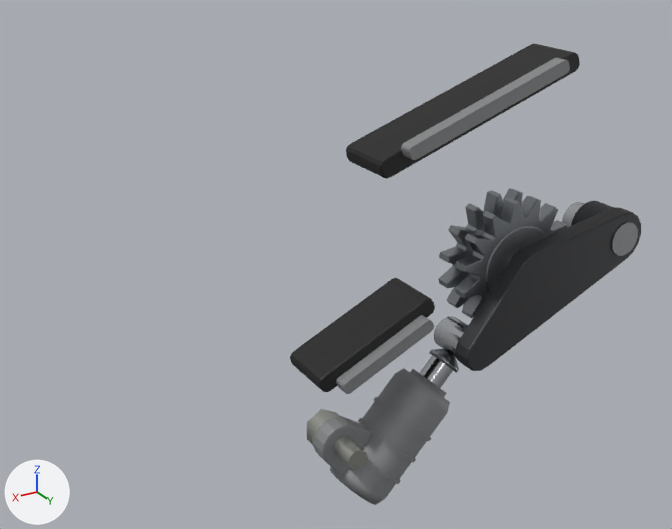
Two versions of the glTF model porsche-911sc-engine/parts/chain-tensioner-left.glb, one commit apart.
Rendered twice from a camera (50 mm lens) standing at (23.0, 19.0, 95.0) and looking at (-135.0, -244.0, -37.0). The lights are fixed; the arrows at lower left show +X, +Y and +Z. The first picture is the older version. Where no turn or scale is listed for an object, it has been applied to the vertices. Vertices at exactly the same position are counted once.

Before the edit, the objects in view are built like this:
```python
me_mesh_0 = bpy.data.meshes.new('Mesh_0')
me_mesh_0.from_pydata(...)  # 1450 vertices, 2864 faces; spans x -31.7..31.7, y -10.0..10.0, z -32.7..32.7
me_mesh_0.materials.append(mat_steel)  # grey #9da1a6
me_mesh_4 = bpy.data.meshes.new('Mesh_4')
me_mesh_4.from_pydata(...)  # 714 vertices, 1348 faces; spans x -48.0..48.0, y -13.0..13.0, z -82.0..82.0
me_mesh_4.materials.append(mat_castalu)  # grey #96989a
me_mesh_6 = bpy.data.meshes.new('Mesh_6')
me_mesh_6.from_pydata(...)  # 192 vertices, 376 faces; spans x -54.4..54.4, y -11.1..11.1, z -54.1..54.1
me_mesh_6.materials.append(mat_blackplastic)  # black #151515
ob_chain_tensioner_left_blackplastic = bpy.data.objects.new('chain-tensioner-left:blackPlastic', me_mesh_6)
ob_chain_tensioner_left_blackplastic.location = (-170.6, -235.0, -20.8)
ob_chain_tensioner_left_castalu = bpy.data.objects.new('chain-tensioner-left:castAlu', me_mesh_4)
ob_chain_tensioner_left_castalu.location = (-166.8, -230.0, -49.6)
ob_chain_tensioner_left_steel = bpy.data.objects.new('chain-tensioner-left:steel', me_mesh_0)
ob_chain_tensioner_left_steel.location = (-201.5, -233.5, -53.3)
# also in view: 'chain-tensioner-left:forgedDark' at (-218.0, -226.0, -55.0); 'chain-tensioner-left:polishedSteel' at (-210.0, -231.0, -63.0); 'chain-tensioner-left:zincPlate' at (-127.0, -229.0, -101.0)
```
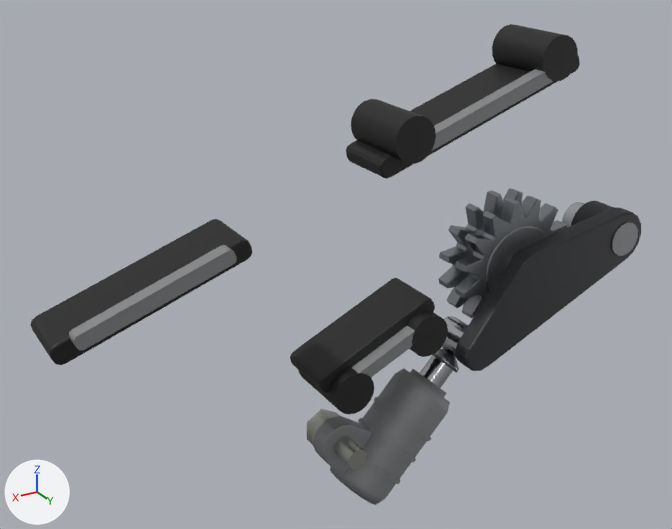
Where the newer file only moved an object's origin or applied its transform, the numbers keep the older frame.

Diff of the bpy script that builds the scene:
```diff
--- a/porsche-911sc-engine/parts/chain-tensioner-left.glb.py
+++ b/porsche-911sc-engine/parts/chain-tensioner-left.glb.py
@@ me_mesh_4 @@
 # used by ob_chain_tensioner_left_castalu; location = (-166.8, -230.0, -49.6)
-me_mesh_4.from_pydata(...)  # 714 vertices, 1348 faces; spans x -48.0..48.0, y -13.0..13.0, z -82.0..82.0
+me_mesh_4.from_pydata(...)  # 818 vertices, 1552 faces; spans x -48.0..133.0, y -13.0..13.0, z -82.0..82.0
+# me_mesh_4 part 1: the loose piece of 104 vertices spanning x -48.0..19.0, y 6.0..11.0, z 56.0..82.0 is copied, and the copy is scaled about its middle by (0.754, 1, 0.76), then moved by (122.0, 0.0, -41.0); it spans x 82.0..133.0, y 6.0..11.0, z 17.0..38.0
 me_mesh_4.materials.append(mat_castalu)
@@ me_mesh_6 @@
 # used by ob_chain_tensioner_left_blackplastic; location = (-170.6, -235.0, -20.8)
-me_mesh_6.from_pydata(...)  # 192 vertices, 376 faces; spans x -54.4..54.4, y -11.1..11.1, z -54.1..54.1
+me_mesh_6.from_pydata(...)  # 456 vertices, 884 faces; spans x -54.4..143.1, y -11.1..16.0, z -62.5..62.0
+# me_mesh_6 part 2: a new loose piece, a 20-sided cylinder along y spanning x 12.7..28.7, y -11.1..16.0, z 25.6..41.6, in mat_blackplastic (black #151515)
+# me_mesh_6 part 3: a new loose piece, a 20-sided cylinder along y spanning x -47.7..-31.7, y -11.1..16.0, z 46.0..62.0, in mat_blackplastic (black #151515)
+# me_mesh_6 part 4: a new loose piece, a 20-sided cylinder along y spanning x 3.4..19.4, y -11.1..16.0, z -48.4..-32.4, in mat_blackplastic (black #151515)
+# me_mesh_6 part 5: a new loose piece, a 20-sided cylinder along y spanning x 35.0..51.0, y -11.1..16.0, z -62.5..-46.5, in mat_blackplastic (black #151515)
+# me_mesh_6 part 6: a new loose piece of 96 vertices spanning x 77.9..143.1, y -11.1..11.1, z -17.5..9.5, in mat_blackplastic (black #151515)
 me_mesh_6.materials.append(mat_blackplastic)
```

Where the change shows, as pixel boxes [x1, y1, x2, y2] in the pictures (672 x 529 px):
'chain-tensioner-left:blackPlastic', reshaped (89% wider, 12% taller): before [290, 43, 580, 392]; after [30, 24, 580, 414]
'chain-tensioner-left:castAlu', reshaped (88% wider): before [313, 58, 570, 505]; after [69, 69, 553, 505]
part 1 of me_mesh_4, added: after [69, 245, 237, 350]
part 2 of me_mesh_6, added (black): after [351, 99, 436, 164]
part 3 of me_mesh_6, added (black): after [492, 24, 578, 81]
part 4 of me_mesh_6, added (black): after [407, 311, 448, 357]
part 5 of me_mesh_6, added (black): after [298, 367, 374, 414]
part 6 of me_mesh_6, added (black): after [30, 219, 252, 365]
